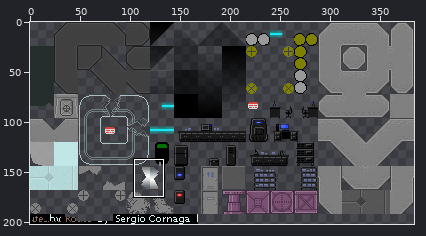
Sprite sheet -- Knytt Stories 121/Knytt Stories/Worlds/Moe - Bin Test/Tilesets/Tileset255.png. Above, an overview of the earlier version with the close-up marked.
Close-up. Before the edit:
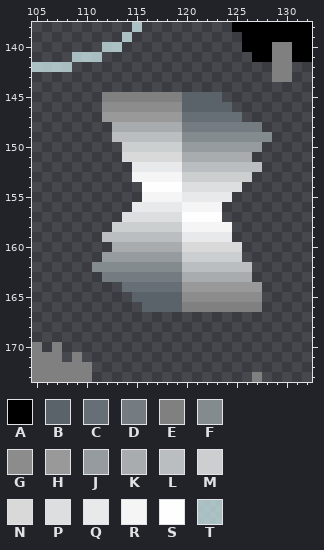
The file is 384x202 pixels. Pixels under 10% opacity are left out. Colours within 5 levels of each other are drawn and written as one. Shown: x 105..132, y 138..173. The commit also changed other parts of the picture, which this record leaves out.
Palette (. is transparent): A #000000  B #5b646bfa  C #666f75  D #747c81  E #808080  F #848b8f  G #8c8c8c  H #999999  J #959b9f  K #a8acaf  L #babec0  M #cccfd0  N #d9d9d9  P #dddedf  Q #e8e9ea  R #f5f5f6  S #fffeff  T #d7f5f5b3
Pixels before, first column x 105:
138 ..........T.........AAAAAAAA
139 .........T...........AAAAAAA
140 .......TT............AAAEEAA
141 ....TTT...............AAEEAA
142 TTTT....................EE..
143 ........................EE..
144 ............................
145 .......EEEEEEEEBBBB.........
146 .......GGGGGGGGBBBBB........
147 .......HHHHHHHHCCCCCC.......
148 ........KKKKKKKDDDDDDDD.....
149 ........LLLLLLLFFFFFFFFF....
150 .........MMMMMMJJJJJJJJ.....
151 .........NNNNNNKKKKKKK......
152 ..........QQQQQLLLLLLLL.....
153 ..........RRRRRMMMMMMM......
154 ...........SSSSPPPPPP.......
155 ...........RRRRQQQQQ........
156 ..........QQQQQRRRR.........
157 .........PPPPPPSSSS.........
158 ........MMMMMMMRRRRR........
159 .......LLLLLLLLQQQQQ........
160 ........KKKKKKKNNNNNN.......
161 .......JJJJJJJJMMMMMM.......
162 ......FFFFFFFFFLLLLLLL......
163 .......DDDDDDDDKKKKKKK......
164 .........CCCCCCHHHHHHHH.....
165 ..........BBBBBGGGGGGGG.....
166 ...........BBBBEEEEEEEE.....
167 ............................
168 ............................
169 ............................
170 E.E.........................
171 EEE.E.......................
172 EEEEEE......................
173 EEEEEE................E.....
Now the later version:
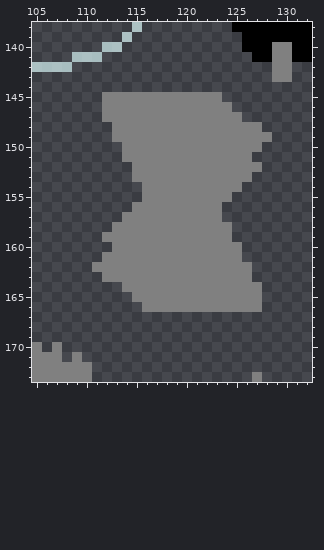
Change:
{"y":145,"x":120,"old":"BBBB","new":"EEEE"}
{"y":146,"x":112,"old":"GGGGGGGGBBBBB","new":"EEEEEEEEEEEEE"}
{"y":147,"x":112,"old":"HHHHHHHHCCCCCC","new":"EEEEEEEEEEEEEE"}
{"y":148,"x":113,"old":"KKKKKKKDDDDDDDD","new":"EEEEEEEEEEEEEEE"}
{"y":149,"x":113,"old":"LLLLLLLFFFFFFFFF","new":"EEEEEEEEEEEEEEEE"}
{"y":150,"x":114,"old":"MMMMMMJJJJJJJJ","new":"EEEEEEEEEEEEEE"}
{"y":151,"x":114,"old":"NNNNNNKKKKKKK","new":"EEEEEEEEEEEEE"}
{"y":152,"x":115,"old":"QQQQQLLLLLLLL","new":"EEEEEEEEEEEEE"}
{"y":153,"x":115,"old":"RRRRRMMMMMMM","new":"EEEEEEEEEEEE"}
{"y":154,"x":116,"old":"SSSSPPPPPP","new":"EEEEEEEEEE"}
{"y":155,"x":116,"old":"RRRRQQQQQ","new":"EEEEEEEEE"}
{"y":156,"x":115,"old":"QQQQQRRRR","new":"EEEEEEEEE"}
{"y":157,"x":114,"old":"PPPPPPSSSS","new":"EEEEEEEEEE"}
{"y":158,"x":113,"old":"MMMMMMMRRRRR","new":"EEEEEEEEEEEE"}
{"y":159,"x":112,"old":"LLLLLLLLQQQQQ","new":"EEEEEEEEEEEEE"}
{"y":160,"x":113,"old":"KKKKKKKNNNNNN","new":"EEEEEEEEEEEEE"}
{"y":161,"x":112,"old":"JJJJJJJJMMMMMM","new":"EEEEEEEEEEEEEE"}
{"y":162,"x":111,"old":"FFFFFFFFFLLLLLLL","new":"EEEEEEEEEEEEEEEE"}
{"y":163,"x":112,"old":"DDDDDDDDKKKKKKK","new":"EEEEEEEEEEEEEEE"}
{"y":164,"x":114,"old":"CCCCCCHHHHHHHH","new":"EEEEEEEEEEEEEE"}
{"y":165,"x":115,"old":"BBBBBGGGGGGGG","new":"EEEEEEEEEEEEE"}
{"y":166,"x":116,"old":"BBBB","new":"EEEE"}
{"label":"changed","picture_box":[92,92,272,312]}
